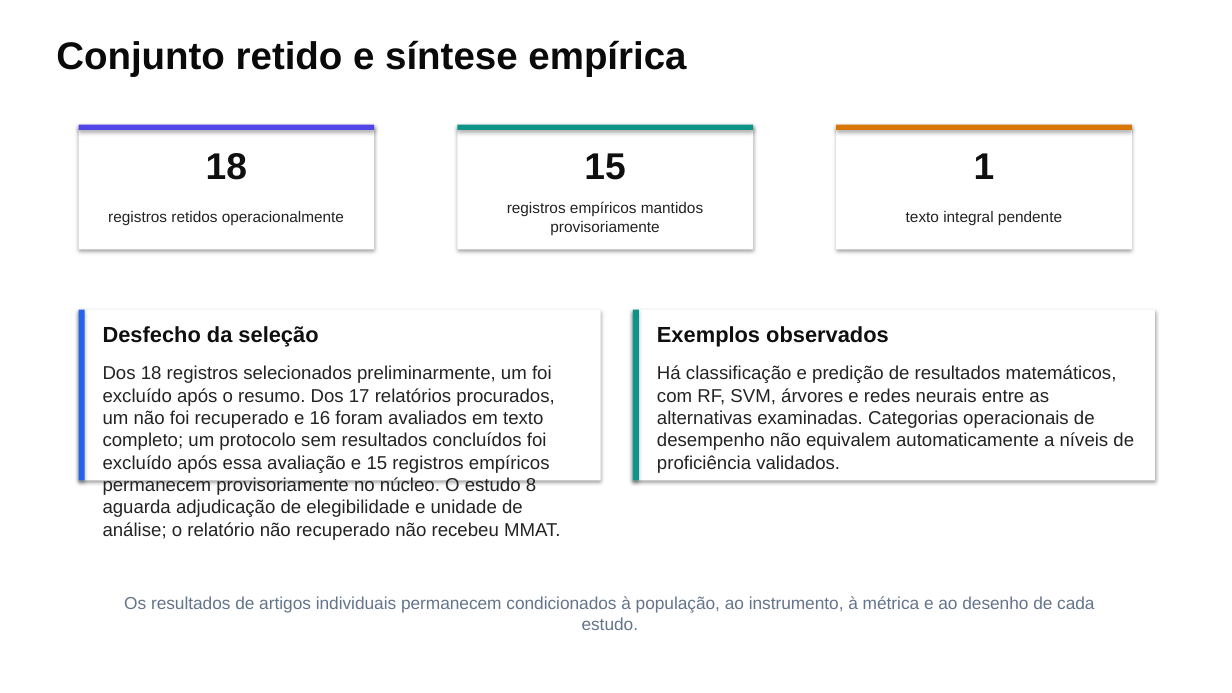
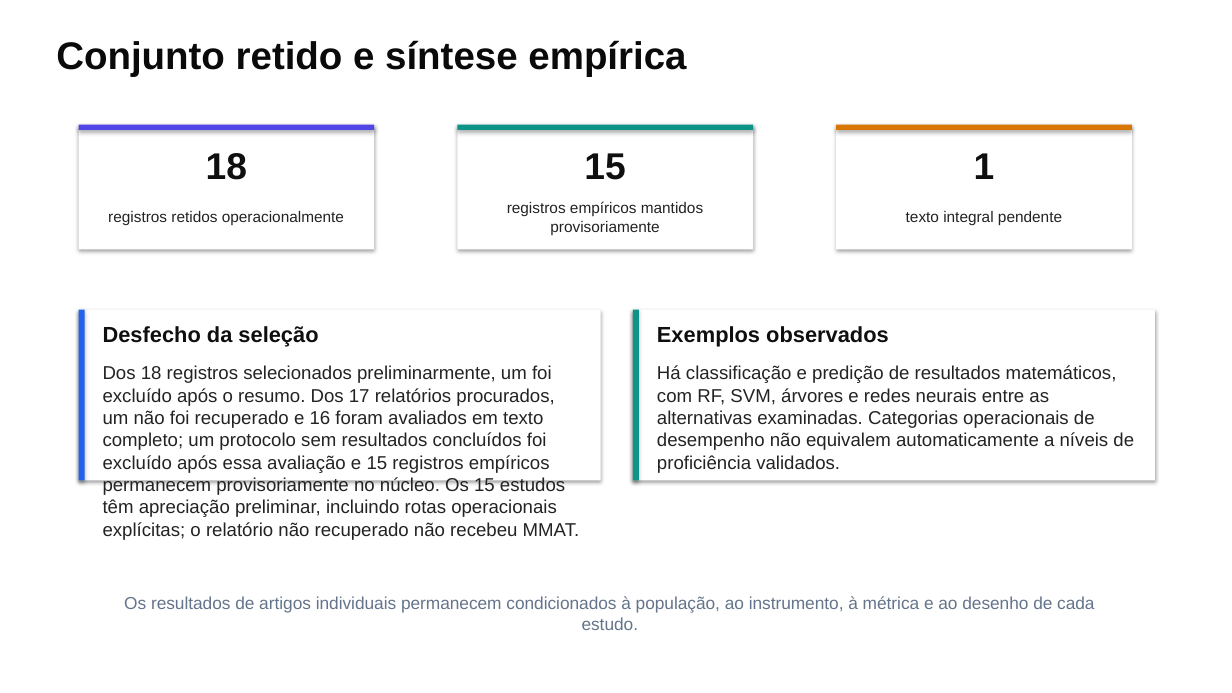
Before and after one commit to thalesfb/ccw, a slide deck: slide 12 of results/tcc/presentation/ensino_personalizado_de_matematica_tcc.pptx. Drawn at 1232x693 pixels with LibreOffice and Linux fonts; fonts in the diff are those of the drawing. Boxes give left, top, right and bottom in pixels: in the first picture for what was removed or moved away, otherwise in the second. Text is boxed around its words. In the diff, an @@ line names an element or a change of style, - is before the commit and + after.

Commit message:
:books: docs(research): appraise four MMAT studies with bounded operational routes (#120)
* :books: docs(tcc): prepare MMAT appraisal decision brief

* :books: docs(research): appraise unresolved MMAT studies with explicit operational routes

```diff
--- a/results/tcc/presentation/ensino_personalizado_de_matematica_tcc.pptx
+++ b/results/tcc/presentation/ensino_personalizado_de_matematica_tcc.pptx
@@ text at (103,365,580,540): text changed @@
-Dos 18 registros selecionados preliminarmente, um foi excluído após o resumo. Dos 17 relatórios procurados, um não foi recuperado e 16 foram avaliados em texto completo; um protocolo sem resultados concluídos foi excluído após essa avaliação e 15 registros empíricos permanecem provisoriamente no núcleo. O estudo 8 aguarda adjudicação de elegibilidade e unidade de análise; o relatório não recuperado não recebeu MMAT.
+Dos 18 registros selecionados preliminarmente, um foi excluído após o resumo. Dos 17 relatórios procurados, um não foi recuperado e 16 foram avaliados em texto completo; um protocolo sem resultados concluídos foi excluído após essa avaliação e 15 registros empíricos permanecem provisoriamente no núcleo. Os 15 estudos têm apreciação preliminar, incluindo rotas operacionais explícitas; o relatório não recuperado não recebeu MMAT.
```
Also in this commit, not shown: 3 other slides changed, 48 other files.
